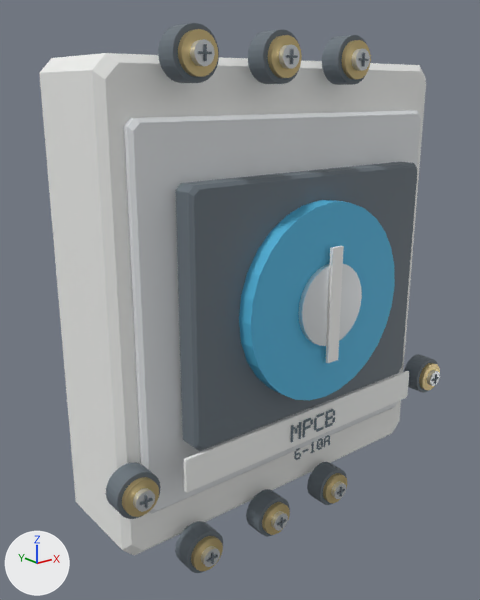
An edit to the glTF model assets/models/detailed/motorBreaker.glb, drawn before and after from the same camera.
Rendered twice from a 50 mm camera at (-3.25, -3.82, 1.44) aimed at (-0.19, 0.01, -0.09). The axes (+X, +Y, +Z) are drawn at lower left. The lights are the same throughout. The older version comes first. Vertices at exactly the same position are counted once.

Names of what the first picture shows: 'motorBreaker-detailed'.
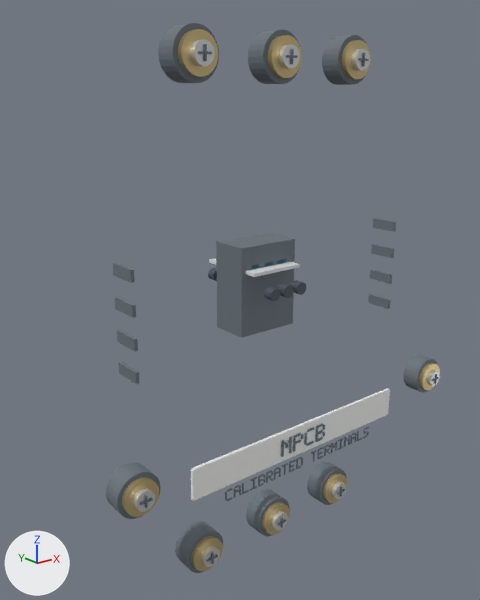
What differs and where, as boxes (x1, y1, x2, y2) in the pictures (480 x 600 px):
'motorBreaker-detailed', reshaped (17% narrower)
    before: (39, 23, 440, 573)
    after: (106, 23, 440, 573)
part 1 of me_motorbreaker, added
    after: (264, 286, 280, 301)
part 2 of me_motorbreaker, added
    after: (208, 268, 217, 281)
part 3 of me_motorbreaker, added
    after: (278, 283, 294, 298)
part 4 of me_motorbreaker, added
    after: (291, 280, 306, 295)
part 5 of me_motorbreaker, added
    after: (118, 361, 140, 384)
part 6 of me_motorbreaker, added
    after: (117, 330, 138, 352)
part 7 of me_motorbreaker, added
    after: (115, 297, 136, 318)
part 8 of me_motorbreaker, added
    after: (113, 263, 135, 283)
part 9 of me_motorbreaker, added
    after: (368, 294, 391, 309)
part 10 of me_motorbreaker, added
    after: (370, 269, 392, 284)
part 11 of me_motorbreaker, added
    after: (371, 244, 394, 258)
part 12 of me_motorbreaker, added
    after: (373, 218, 396, 232)
part 13 of me_motorbreaker, deleted
    before: (39, 53, 426, 556)
part 14 of me_motorbreaker, cut back
    before: (123, 110, 421, 514)
    after: (191, 233, 390, 501)

The change in detail:
Material 'metal' (mat_metal) is new.
Its base color is (0.62, 0.667, 0.698) (light grey #ced5da).
Its metallic is 0.75.
Its roughness is 0.28.
me_motorbreaker is used by ob_motorbreaker_detailed; location (0.0, 0.0, 0.0).
me_motorbreaker had 4050 vertices, 7168 faces and spanned x -1.64..1.64, y -0.81..0.61, z -1.8..1.8.
me_motorbreaker now has 4756 vertices, 8332 faces and spans x -1.64..1.64, y -0.68..0.43, z -1.8..1.8.
me_motorbreaker part 1: a new loose piece, a 32-sided cylinder along y spanning x -0.182..-0.085, y -0.336..-0.262, z -0.026..0.07, in mat_black (greyish blue #47535c).
me_motorbreaker part 2: a new loose piece, a 32-sided cylinder along y spanning x -0.182..-0.085, y 0.36..0.435, z -0.026..0.07, in mat_black (greyish blue #47535c).
me_motorbreaker part 3: a new loose piece, a 32-sided cylinder along y spanning x -0.048..0.048, y -0.336..-0.262, z -0.026..0.07, in mat_black (greyish blue #47535c).
me_motorbreaker part 4: a new loose piece, a 32-sided cylinder along y spanning x 0.085..0.182, y -0.336..-0.262, z -0.026..0.07, in mat_black (greyish blue #47535c).
me_motorbreaker part 5: a new loose piece, a box spanning x -1.285..-1.26, y -0.273..-0.043, z -0.387..-0.304, in mat_dark (grey #69737c).
me_motorbreaker part 6: a new loose piece, a box spanning x -1.285..-1.26, y -0.273..-0.043, z -0.156..-0.074, in mat_dark (grey #69737c).
me_motorbreaker part 7: a new loose piece, a box spanning x -1.285..-1.26, y -0.273..-0.043, z 0.074..0.156, in mat_dark (grey #69737c).
me_motorbreaker part 8: a new loose piece, a box spanning x -1.285..-1.26, y -0.273..-0.043, z 0.304..0.387, in mat_dark (grey #69737c).
me_motorbreaker part 9: a new loose piece, a box spanning x 1.26..1.285, y -0.273..-0.043, z -0.387..-0.304, in mat_dark (grey #69737c).
me_motorbreaker part 10: a new loose piece, a box spanning x 1.26..1.285, y -0.273..-0.043, z -0.156..-0.074, in mat_dark (grey #69737c).
me_motorbreaker part 11: a new loose piece, a box spanning x 1.26..1.285, y -0.273..-0.043, z 0.074..0.156, in mat_dark (grey #69737c).
me_motorbreaker part 12: a new loose piece, a box spanning x 1.26..1.285, y -0.273..-0.043, z 0.304..0.387, in mat_dark (grey #69737c).
me_motorbreaker part 13: 93 loose pieces with 1314 vertices, spanning x -1.48..1.48, y -0.81..0.61, z -1.73..1.65, are deleted.
me_motorbreaker part 14: 264 vertices removed from x -1.33..1.33, y -0.63..-0.26, z -1.3..1.3; 1800 vertices added at x -1.04..1.04, y -0.55..0.35, z -1.35..0.35.
Other edits to the shape of me_motorbreaker do not show in these pictures.
me_motorbreaker no longer uses material mat_ivory (white #f2f3f0).
me_motorbreaker no longer uses material mat_rubber (greyish blue #555f66).
me_motorbreaker no longer uses material mat_white (white #f9faf8).
me_motorbreaker gains material mat_metal (light grey #ced5da).
